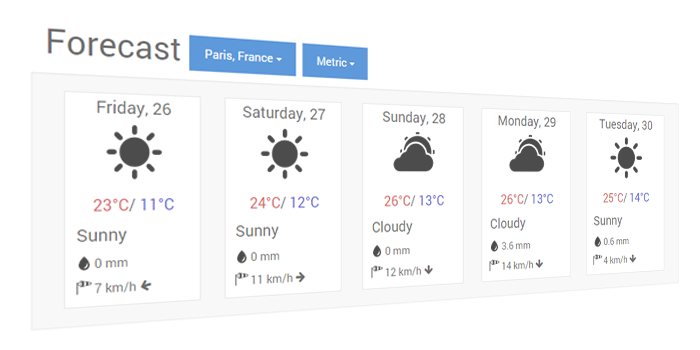
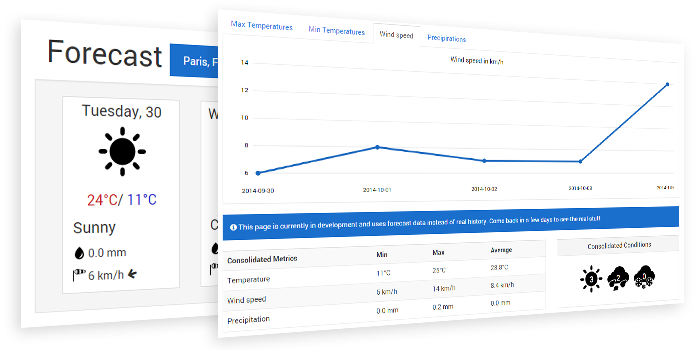
Two versions of the same layered image (700×350). Layer-by-layer changes:
added layer "Layer 2" above "Layer 3" over bbox(218, 9, 684, 338)
added layer "Layer 3" above "Layer 1" over bbox(22, 19, 633, 328)
hid "Layer 1" over bbox(16, 9, 684, 341)
